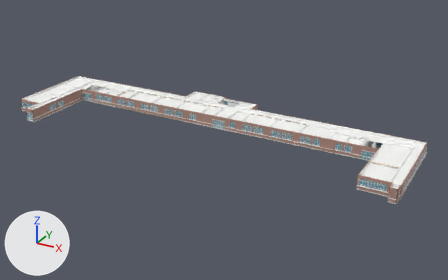
Before and after pictures for a commit that changed the glTF model models/main_1F.glb.
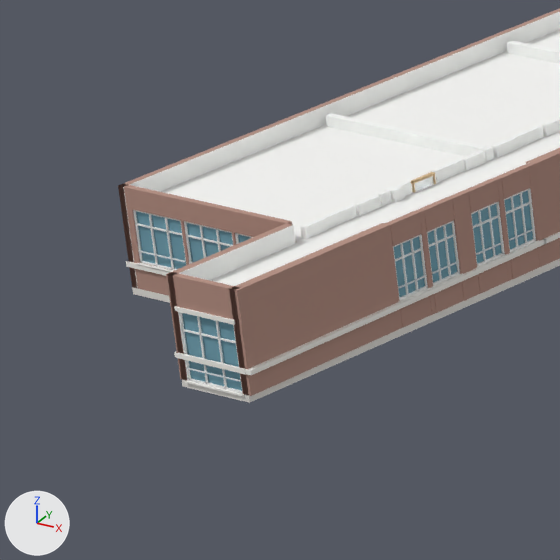
Old and new are each drawn whole from a 50 mm camera at (88.0, -135.7, 70.7) aimed at (7.6, 10.4, -2.3) and again close up on the part from 2% to 15% of the width and 28% to 49% of the height. The axes (+X, +Y, +Z) are drawn at lower left. The lights are the same throughout. The last two pictures show the newer version. Where no turn or scale is listed for an object, it has been applied to the vertices. Vertices at exactly the same position are counted once.

In view in the first close-up: 'main_1F__brick', 'main_1F__ceil', 'main_1F__corrFloor', 'main_1F__frameW', 'main_1F__glass', 'main_1F__rail', 'main_1F__wallIn', 'main_1F__white' and 2 more.
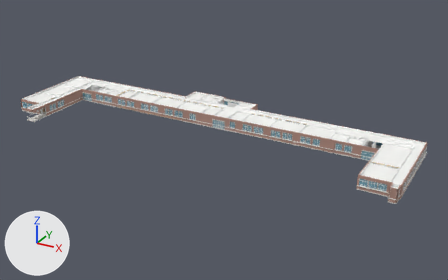
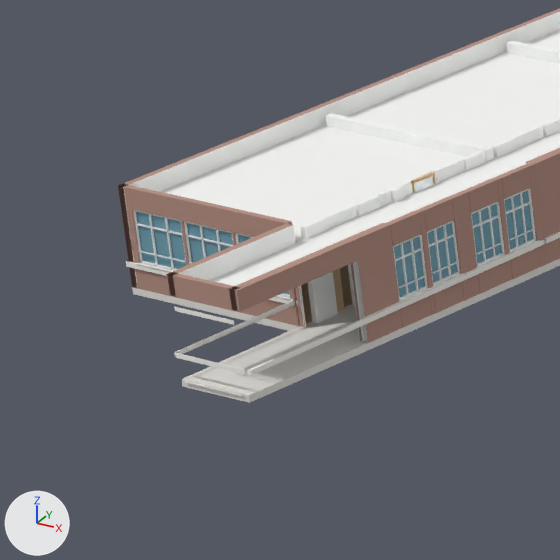
Where the newer file only moved an object's origin or applied its transform, the numbers keep the older frame.

What the commit changed:
me_main_1f__white is used by ob_main_1f__white; location (2.45, 9.51, 1.25).
me_main_1f__white had 1062 vertices, 1764 faces and spanned x -60.3..60.3, y -19.2..19.2, z -1.3..1.3.
me_main_1f__white now has 1107 vertices, 1802 faces and spans x -60.3..60.3, y -19.2..19.2, z -1.3..1.3.
me_main_1f__white part 1: 4 vertices moved from x -52.7..-49.7, y -19.1..-18.9, z -0.5..1.3 to x -52.7..-49.7, y -19.2, z -0.5..1.3; 10 vertices removed from x -52.7..-49.7, y -19.2..-18.9, z -1.2..1.3; 55 vertices added at x -52.8..-49.6, y -19.2..-5.5, z -1.3..1.3.
me_main_1f__brick is used by ob_main_1f__brick; location (2.45, 9.5, 1.8).
me_main_1f__brick had 2257 vertices, 4320 faces and spanned x -60.2..60.2, y -19.2..19.2, z -1.8..1.8.
me_main_1f__brick now has 2288 vertices, 4346 faces and spans x -60.2..60.2, y -19.2..19.2, z -1.8..1.8.
me_main_1f__brick part 2: 1 vertex moved from x -49.7, y -19.2, z -1.8 to x -49.7, y -19.0, z 1.1; 15 vertices removed from x -52.7..-49.6, y -19.2..-18.9, z -1.8..0.6; 46 vertices added at x -52.7..-49.6, y -19.2..-12.3, z -1.8..1.1.
Other edits to the shape of me_main_1f__brick do not show in these pictures.
me_main_1f__wallin is used by ob_main_1f__wallin; location (2.38, 9.5, 1.8).
me_main_1f__wallin had 4750 vertices, 8360 faces and spanned x -60.1..60.1, y -19.2..19.2, z -1.8..1.8.
me_main_1f__wallin now has 4776 vertices, 8381 faces and spans x -60.1..60.1, y -19.2..19.2, z -1.8..1.8.
me_main_1f__wallin part 3: 1 vertex moved from x -49.7, y -18.9, z -1.8 to x -49.7, y -18.9, z 1.1; 15 vertices removed from x -52.6..-49.7, y -19.2..-18.9, z -1.8..0.6; 41 vertices added at x -52.6..-49.7, y -19.2..-12.3, z -1.8..1.1.
Other edits to the shape of me_main_1f__wallin do not show in these pictures.
me_main_1f__framew is used by ob_main_1f__framew; location (2.45, 9.5, 1.42).
me_main_1f__framew had 5652 vertices, 9576 faces and spanned x -60.2..60.2, y -19.1..19.1, z -1.4..1.4.
me_main_1f__framew now has 5604 vertices, 9492 faces and spans x -60.2..60.2, y -15.4..19.1, z -1.4..1.4.
me_main_1f__framew part 4: the loose piece of 24 vertices spanning x -52.4..-50.0, y -19.1, z -1.4..1.0 is deleted.
me_main_1f__framew part 5: the loose piece of 8 vertices spanning x -50.8, y -19.1, z -1.4..1.0 is deleted.
me_main_1f__framew part 6: the loose piece of 8 vertices spanning x -51.6, y -19.1, z -1.4..1.0 is deleted.
me_main_1f__framew part 7: the loose piece of 8 vertices spanning x -52.4..-50.0, y -19.1, z 0.3 is deleted.
Other edits to the shape of me_main_1f__framew do not show in these pictures.
me_main_1f__glass is used by ob_main_1f__glass; location (2.45, 9.5, 1.42).
me_main_1f__glass had 908 vertices, 1368 faces and spanned x -60.1..60.1, y -19.0..19.0, z -1.4..1.4.
me_main_1f__glass now has 900 vertices, 1356 faces and spans x -60.1..60.1, y -15.4..19.0, z -1.4..1.4.
me_main_1f__glass part 8: the loose piece of 8 vertices spanning x -52.4..-50.0, y -19.0, z -1.4..1.0 is deleted.
Other edits to the shape of me_main_1f__glass do not show in these pictures.
me_main_1f__rail is used by ob_main_1f__rail; location (2.45, 9.5, 0.91).
me_main_1f__rail had 912 vertices, 1368 faces and spanned x -60.2..60.2, y -19.2..19.2, z -0.5..0.5.
me_main_1f__rail now has 904 vertices, 1356 faces and spans x -60.2..60.2, y -15.4..19.2, z -0.5..0.5.
me_main_1f__rail part 9: the loose piece of 8 vertices spanning x -52.3..-50.0, y -19.2..-19.1, z -0.5 is deleted.

Boxes [x1, y1, x2, y2] around the edits, measured in the close-ups (560 x 560 px):
'main_1F__brick', reshaped
    before: [118, 8, 560, 396]
    after: [118, 8, 560, 343]
'main_1F__glass', reshaped
    before: [136, 190, 533, 390]
    after: [136, 190, 533, 297]
'main_1F__frameW', reshaped
    before: [133, 188, 536, 393]
    after: [133, 188, 536, 300]
'main_1F__rail', reshaped
    before: [138, 228, 535, 382]
    after: [138, 228, 535, 288]
part 1 of me_main_1f__white, cut back
    before: [174, 302, 398, 396]
    after: [126, 239, 543, 395]
part 2 of me_main_1f__brick, cut back
    before: [166, 225, 403, 396]
    after: [166, 225, 403, 343]
part 3 of me_main_1f__wallin, cut back
    before: [178, 225, 296, 393]
    after: [181, 225, 368, 342]
part 4 of me_main_1f__framew, deleted
    before: [179, 312, 242, 393]
part 5 of me_main_1f__framew, deleted
    before: [216, 321, 227, 388]
part 6 of me_main_1f__framew, deleted
    before: [197, 316, 208, 385]
part 7 of me_main_1f__framew, deleted
    before: [183, 329, 236, 343]
part 8 of me_main_1f__glass, deleted
    before: [182, 313, 242, 390]
part 9 of me_main_1f__rail, deleted
    before: [186, 367, 240, 382]
